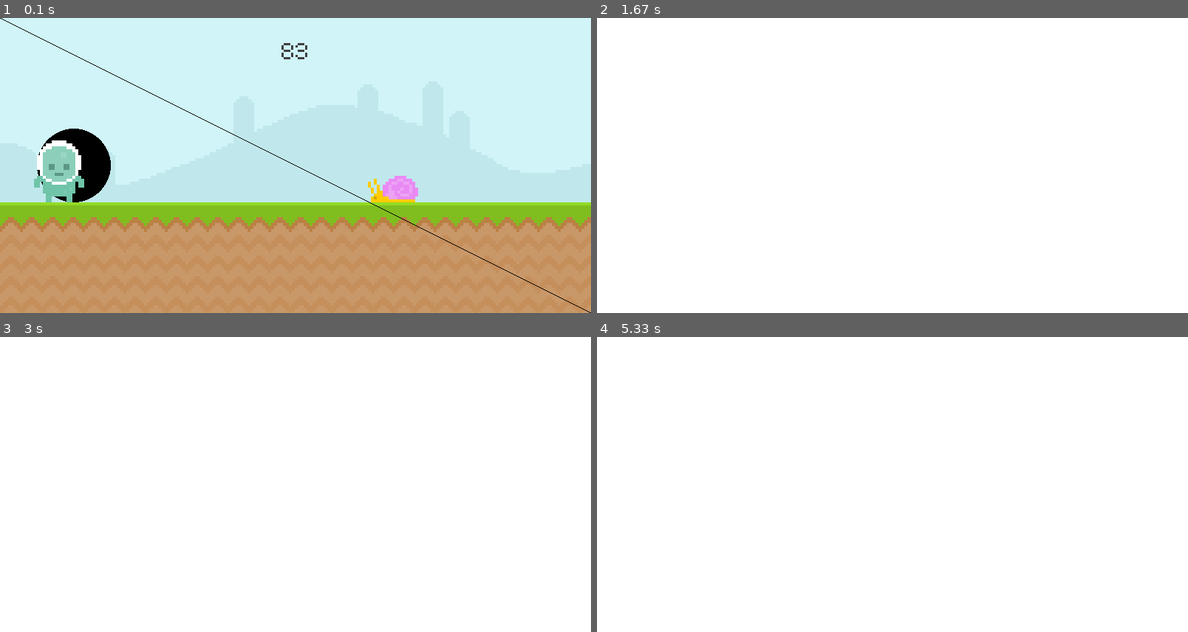
Above: before the commit, frames 1-4 (two rows, left to right).
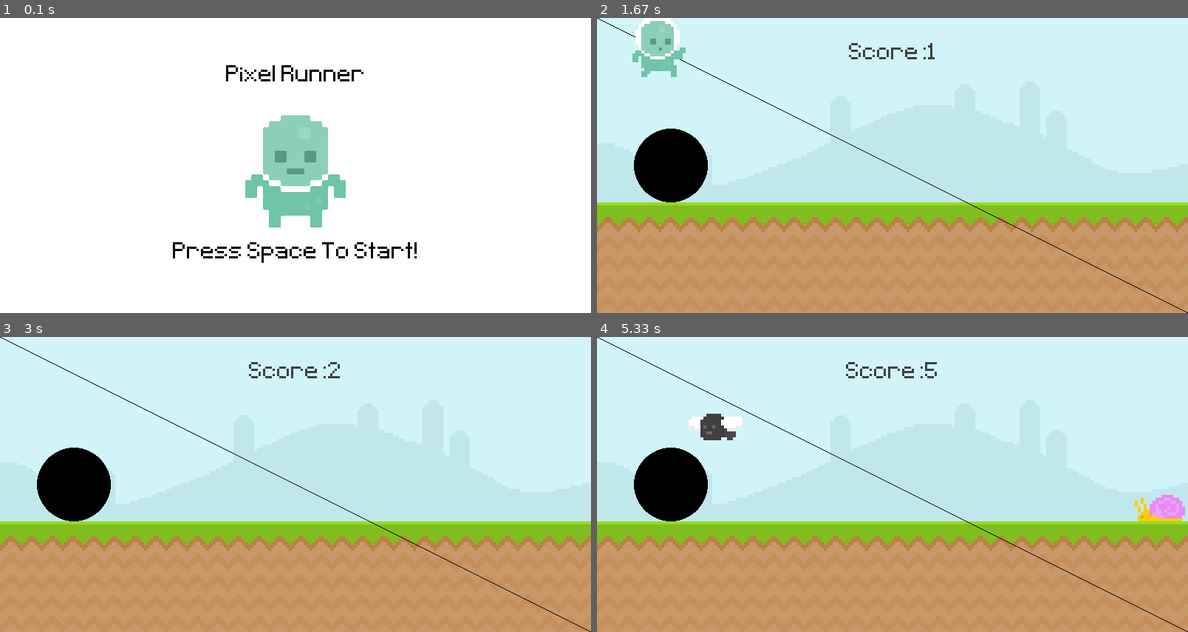
Above: after the commit, the same moments.

Repository: IamOppy/LearningPygame
Game: pygame game, started from FirstPY.py
The game is run twice, just before and just after one commit, with the same random seed, the same clock (stepped at 60 frames per second) and the same inputs.
Inputs (mouse positions are in pixels of both pictures, inside the frame that each line leads up to):
- Up to frame 1 (0.1 s): no input
- Up to frame 2 (1.67 s): tap Space at 0.33 s; press the mouse at (656, 171) at 0.7 s; move the mouse to (667, 209) at 0.8 s; release the mouse at (685, 251) at 0.93 s; press the mouse at (656, 41) at 1.03 s; move the mouse to (715, 77) at 1.13 s; release the mouse at (768, 118) at 1.27 s
- Up to frame 3 (3 s): press the mouse at (59, 490) at 1.87 s; move the mouse to (118, 443) at 1.97 s; release the mouse at (183, 396) at 2.1 s; press the mouse at (59, 360) at 2.2 s; move the mouse to (283, 431) at 2.3 s; release the mouse at (508, 505) at 2.43 s; press the mouse at (59, 366) at 2.87 s; move the mouse to (106, 387) at 2.97 s
- Up to frame 4 (5.33 s): release the mouse at (750, 407) at 3.1 s; press the mouse at (656, 490) at 3.7 s; move the mouse to (768, 505) at 3.8 s; release the mouse at (880, 519) at 3.93 s; press the mouse at (656, 360) at 4.03 s; move the mouse to (744, 466) at 4.13 s; release the mouse at (833, 573) at 4.27 s; press the mouse at (656, 490) at 4.93 s; move the mouse to (679, 525) at 5.03 s; release the mouse at (703, 564) at 5.17 s; press the mouse at (656, 360) at 5.27 s

The runs differ from the first frame. In frame 1, 100% of the frame differs, in the area x 0-100%, y 0-100%; in frame 2, 100%; in frame 3, 100%; in frame 4, 100%.

Commit message:
commited

Diff:
--- a/FirstPY.py
+++ b/FirstPY.py
@@ -2,7 +2,8 @@
 from sys import exit
 import os
 from random import randint
-
+from pygame import font
+from random import randint
 from pygame.constants import K_SPACE, KEYDOWN
 
 pygame.init()
@@ -15,28 +16,94 @@
 FONT_ = pygame.font.Font(os.path.join(
     'BuildingBlocks/FONT', 'Pixeltype.ttf'), 50)  # FONT TYPE AND SIZE
 
+
 SKY_SURFACE = pygame.image.load(os.path.join("BuildingBlocks", "Sky.png"))
 GROUND_SURFACE = pygame.image.load(
     os.path.join("BuildingBlocks", "ground.png"))
-SNAIL_SURFACE = pygame.image.load(
+
+
+SNAIL_FRAME_1 = pygame.image.load(
     os.path.join("BuildingBlocks/snail", "snail1.png")).convert_alpha()
-SNAIL_RECT = SNAIL_SURFACE.get_rect(bottomright=(600, 250))
+SNAIL_FRAME_2 = pygame.image.load(
+    os.path.join("BuildingBlocks/snail", "snail2.png")).convert_alpha()
+SNAIL_RECT = SNAIL_FRAME_1.get_rect(bottomright=(600, 250))
+SNAIL_FRAMES = [SNAIL_FRAME_1, SNAIL_FRAME_2]
+SNAIL_FRAME_INDEX = 0
+SNAIL_SURF = SNAIL_FRAMES[SNAIL_FRAME_INDEX]
+
+
+FLY_FRAME_1 = pygame.image.load(os.path.join(
+    "BuildingBlocks/Fly", 'Fly1.png')).convert_alpha()
+FLY_FRAME_2 = pygame.image.load(os.path.join(
+    "BuildingBlocks/Fly", 'Fly2.png')).convert_alpha()
+FLY_FRAMES = [FLY_FRAME_1, FLY_FRAME_2]
+FLY_FRAME_INDEX = 0
+FLY_SURF = FLY_FRAMES[FLY_FRAME_INDEX]
+
+
 TEXT_SURFACE = FONT_.render("My Game", False, "Black")
 TEXT_RECT = TEXT_SURFACE.get_rect(center=(400, 50))
 
+
 PLAYER_SURFACE = pygame.image.load(os.path.join(
-    "BuildingBlocks/Players", "Player_stand.png")).convert_alpha()
-PLAYER_RECT = PLAYER_SURFACE.get_rect(midbottom=(80, 250))
+    "BuildingBlocks/Players", "Player_walk_1.png")).convert_alpha()
+PLAYER_SURFACE_2 = pygame.image.load(os.path.join(
+    "BuildingBlocks/Players", "Player_walk_2.png")).convert_alpha()
+PLAYER_JUMP = pygame.image.load(
+    os.path.join('BuildingBlocks/Players', "Jump.png"))
+PLAYER_WALK = [PLAYER_SURFACE, PLAYER_SURFACE_2]
+PLAYER_INDEX = 0
+
+PLAYER_ACTION_SURF = PLAYER_WALK[PLAYER_INDEX]
+PLAYER_RECT = PLAYER_ACTION_SURF.get_rect(midbottom=(80, 250))
+
+
+END_GAME_PLAYER = pygame.image.load(os.path.join(
+    'BuildingBlocks/Players', 'Player_stand.png')).convert_alpha()
+END_GAME_PLAYER = pygame.transform.scale2x(END_GAME_PLAYER)
+ENDGAME_PLAYER_RECT = END_GAME_PLAYER.get_rect(center=(400, 200))
+
+GAME_NAME = FONT_.render("Pixel Runner", False, "Black")
+GAME_NAME_RECT = GAME_NAME.get_rect(center=(400, 80))
+
+GAME_START_MESSAGE = FONT_.render("Press Space To Start!", False, ('Black'))
+GAMESTART_RECT = GAME_START_MESSAGE.get_rect(center=(400, 320))
+
 PLAYER_GRAVITY = 0
 START_TIME = 0
-GAME_RUNNING = True
+GAME_RUNNING = False
+SCORE = 0
+
+OBSTACLE_TIME = pygame.USEREVENT + 1
+pygame.time.set_timer(OBSTACLE_TIME, 2000)
+
+SNAIL_ANIMATION_TIMER = pygame.USEREVENT + 2
+pygame.time.set_timer(SNAIL_ANIMATION_TIMER, 500)
+
+FLY_ANIMATION_TIMER = pygame.USEREVENT + 3
+pygame.time.set_timer(FLY_ANIMATION_TIMER, 200)
+
+OBSTACLE_RECT_LIST = []
+
+
+def player_animation():
+    global PLAYER_ACTION_SURF, PLAYER_INDEX
+
+    if PLAYER_RECT.bottom < 250:
+        PLAYER_ACTION_SURF = PLAYER_JUMP
+    else:
+        PLAYER_INDEX += 0.1
+        if PLAYER_INDEX >= len(PLAYER_WALK):
+            PLAYER_INDEX = 0
+        PLAYER_ACTION_SURF = PLAYER_WALK[int(PLAYER_INDEX)]
 
 
 def display_time():
-    current_time = pygame.time.get_ticks() - START_TIME
-    time_surface = FONT_.render(f"{current_time}", False, (64, 64, 64))
+    current_time = int(pygame.time.get_ticks() / 1000) - START_TIME
+    time_surface = FONT_.render(f"Score:{current_time}", False, (64, 64, 64))
     time_rect = time_surface.get_rect(center=(400, 50))
     SCREEN.blit(time_surface, time_rect)
+    return current_time
 
 
 def draw_window():
@@ -45,9 +112,24 @@
 
     pygame.draw.line(SCREEN, "Black", start_pos=(0, 0), end_pos=(800, 400))
     pygame.draw.ellipse(SCREEN, "black", pygame.Rect(50, 150, 100, 100))
-
-    SCREEN.blit(SNAIL_SURFACE, SNAIL_RECT)
-    SCREEN.blit(PLAYER_SURFACE, PLAYER_RECT)
+    SCREEN.blit(SNAIL_SURF, SNAIL_RECT)
+    player_animation()
+    SCREEN.blit(PLAYER_ACTION_SURF, PLAYER_RECT)
+
+
+def OBSTACLE_MOVEMENT(OBSTACLE_LIST):
+    if OBSTACLE_LIST:
+        for obs_rect in OBSTACLE_LIST:
+            obs_rect.x -= 5
+            if obs_rect.bottom == 250:
+                SCREEN.blit(SNAIL_SURF, obs_rect)
+            else:
+                SCREEN.blit(FLY_SURF, obs_rect)
+
+        OBSTACLE_LIST = [obs for obs in OBSTACLE_LIST if obs.x > -100]
+        return OBSTACLE_LIST
+    else:
+        return []
 
 
 def SNAIL_POS_RESET():
@@ -77,11 +159,21 @@
         PLAYER_RECT.bottom = 250
 
 
-def game_state_end():
+def game_state_end(SCORE, OBSTACLE_LIST):
     global GAME_RUNNING
-    if SNAIL_RECT.colliderect(PLAYER_RECT):
-        GAME_RUNNING = False
-        SCREEN.fill("white")
+    if OBSTACLE_LIST:
+        for obs_rect in OBSTACLE_LIST:
+            if PLAYER_RECT.colliderect(obs_rect) and SCORE > 0:
+                GAME_RUNNING = False
+                SCREEN.fill("white")
+                SCREEN.blit(GAME_NAME, GAME_NAME_RECT)
+                SCREEN.blit(END_GAME_PLAYER, ENDGAME_PLAYER_RECT)
+                score_message = FONT_.render(
+                    f"Your score: {SCORE}", False, "Black")
+                score_message_rect = score_message.get_rect(center=(400, 330))
+                SCREEN.blit(score_message, score_message_rect)
+                OBSTACLE_RECT_LIST.clear()
+                return False
 
 
 while True:
@@ -96,21 +188,52 @@
             if event.type == pygame.KEYDOWN:
                 if event.key == K_SPACE and PLAYER_RECT.bottom == 250:  # IF PLAYER HITS THE GROUND, THE PLAYER CAN JUMP
                     PLAYER_GRAVITY = -20
+
+            if event.type == OBSTACLE_TIME and GAME_RUNNING:
+                if randint(0, 2):
+                    OBSTACLE_RECT_LIST.append(
+                        SNAIL_SURF.get_rect(bottomright=(1200, 250)))
+                else:
+                    OBSTACLE_RECT_LIST.append(FLY_SURF.get_rect(
+                        topright=(1200, 100)))
+            if event.type == SNAIL_ANIMATION_TIMER:
+                if SNAIL_FRAME_INDEX == 0:
+                    SNAIL_FRAME_INDEX = 1
+                else:
+                    SNAIL_FRAME_INDEX = 0
+                SNAIL_SURF = SNAIL_FRAMES[SNAIL_FRAME_INDEX]
+
+            if event.type == FLY_ANIMATION_TIMER:
+                if FLY_FRAME_INDEX == 0:
+                    FLY_FRAME_INDEX = 1
+                else:
+                    FLY_FRAME_INDEX = 0
+                FLY_SURF = FLY_FRAMES[FLY_FRAME_INDEX]
+
         else:
             if event.type == pygame.KEYDOWN and event.key == K_SPACE:
                 GAME_RUNNING = True
                 SNAIL_RECT.left = 800
-                START_TIME = pygame.time.get_ticks()
+                START_TIME = int(pygame.time.get_ticks() / 1000)
+
     if GAME_RUNNING:
         PLAYER_GRAVITY += 1
         PLAYER_RECT.y += PLAYER_GRAVITY
 
-        SNAIL_POS_RESET()
+        # SNAIL_POS_RESET()
         border_limit()
         # collision_detections_MouseKey_Detections()
         draw_window()
-        display_time()
-        game_state_end()
-
-        pygame.display.update()
-        CLOCK.tick(60)
+        OBSTACLE_RECT_LIST = OBSTACLE_MOVEMENT(OBSTACLE_RECT_LIST)
+        game_state_end(SCORE, OBSTACLE_RECT_LIST)
+        SCORE = display_time()
+
+    else:
+        if SCORE == 0:
+            SCREEN.fill('white')
+            SCREEN.blit(GAME_NAME, GAME_NAME_RECT)
+            SCREEN.blit(END_GAME_PLAYER, ENDGAME_PLAYER_RECT)
+            SCREEN.blit(GAME_START_MESSAGE, GAMESTART_RECT)
+
+    pygame.display.update()
+    CLOCK.tick(60)
